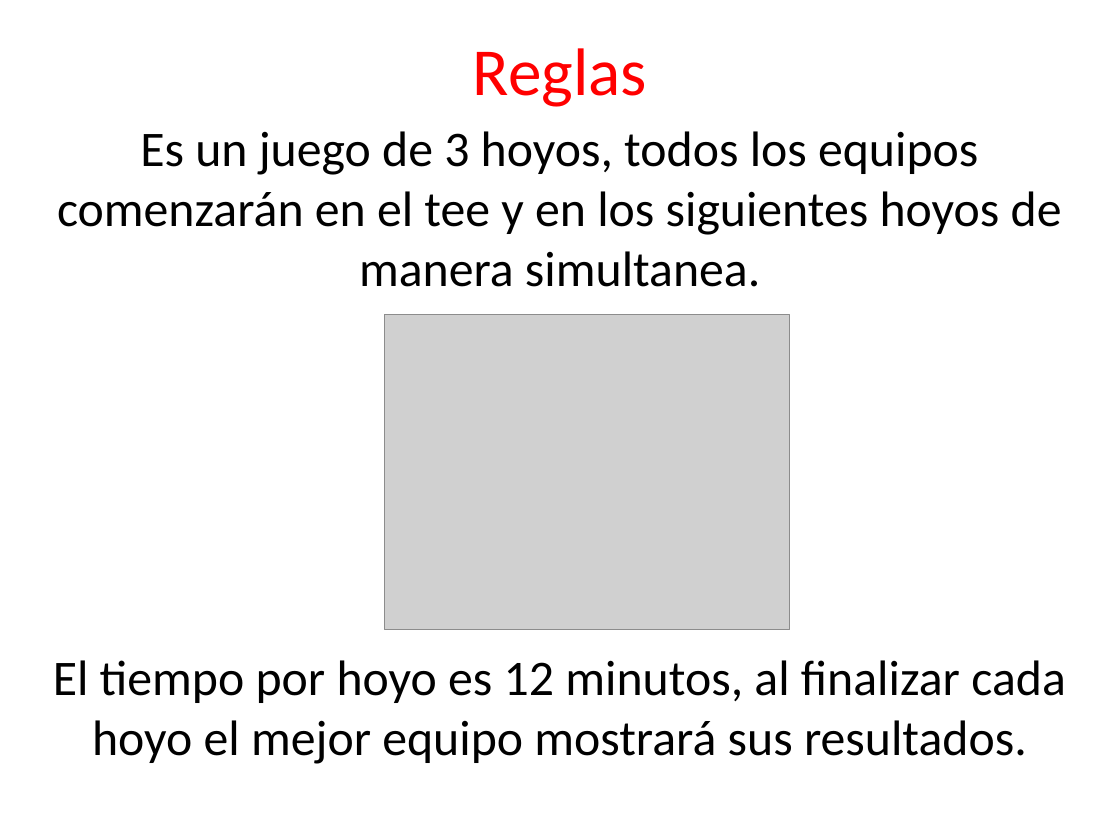
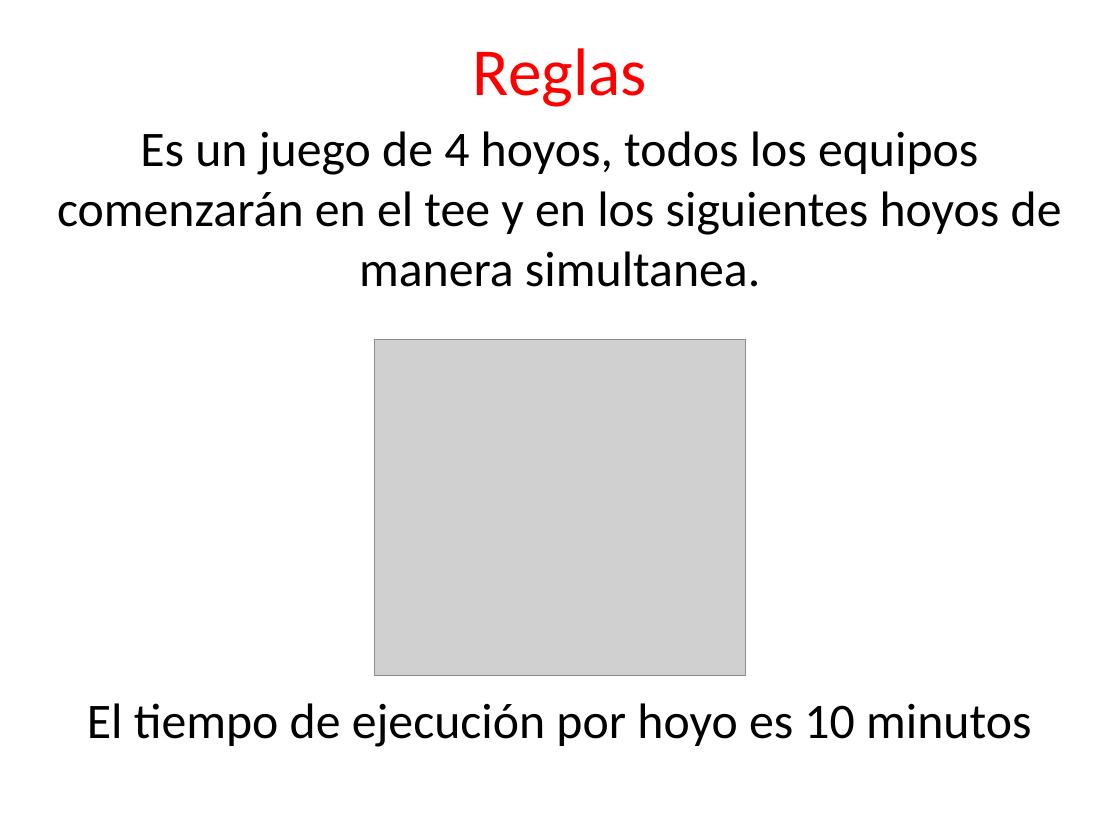
Before and after one commit to angelnunezsalazar/Refactoring-Golf, a slide deck: slide 20 of ppt/Diapositivas v2.pptx (slide 18 before the commit). Drawn at 1120x840 pixels with LibreOffice and Linux fonts; fonts in the diff are those of the drawing; grey boxes stand for pictures. Boxes give left, top, right and bottom in pixels: in the first picture for what was removed or moved away, otherwise in the second. Text is boxed around its words. In the diff, an @@ line names an element or a change of style, - is before the commit and + after.

```diff
--- a/ppt/Diapositivas v2.pptx
+++ b/ppt/Diapositivas v2.pptx
@@ text at bbox=[57, 131, 1062, 287]: text changed @@
-Es un juego de 3 hoyos, todos los equipos comenzarán en el tee y en los siguientes hoyos de manera simultanea.
+Es un juego de 4 hoyos, todos los equipos comenzarán en el tee y en los siguientes hoyos de manera simultanea.
@@ picture: place and size @@
-picture at bbox=[384, 315, 790, 631]
+picture at bbox=[375, 339, 746, 675]
@@ text at bbox=[87, 703, 1031, 747]: text changed @@
-El tiempo por hoyo es 12 minutos, al finalizar cada hoyo el mejor equipo mostrará sus resultados.
+El tiempo de ejecución por hoyo es 10 minutos
```
Also in this commit, not shown: 1 other slide changed, 2 slides added, 8 other files.
